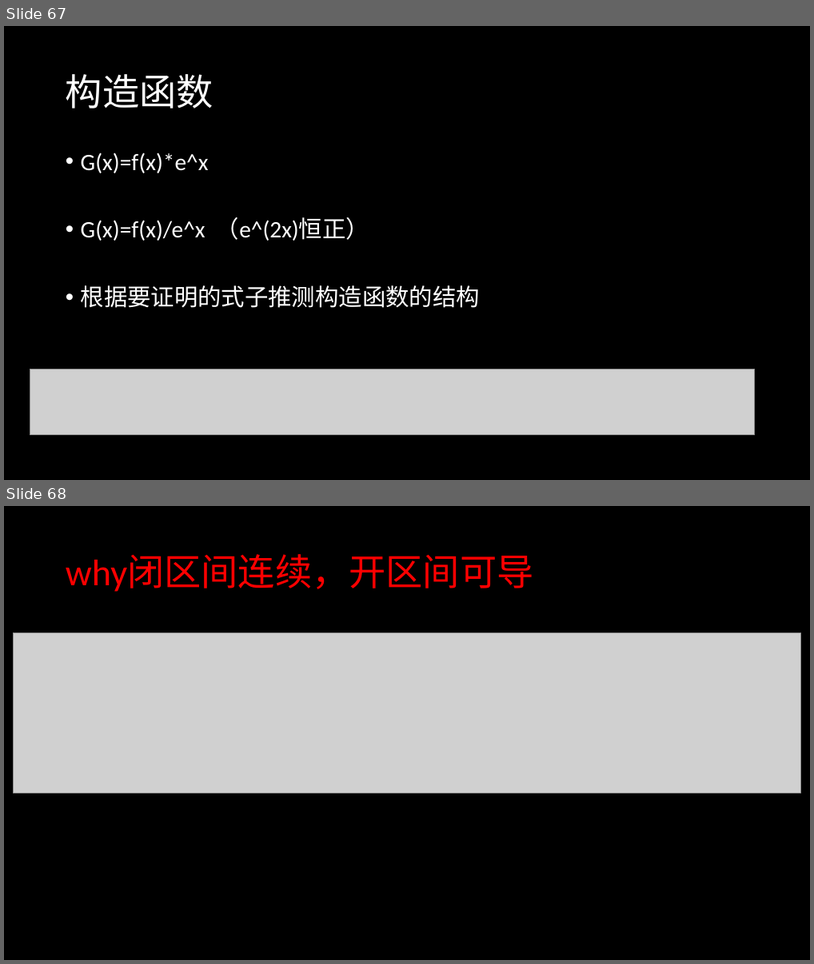
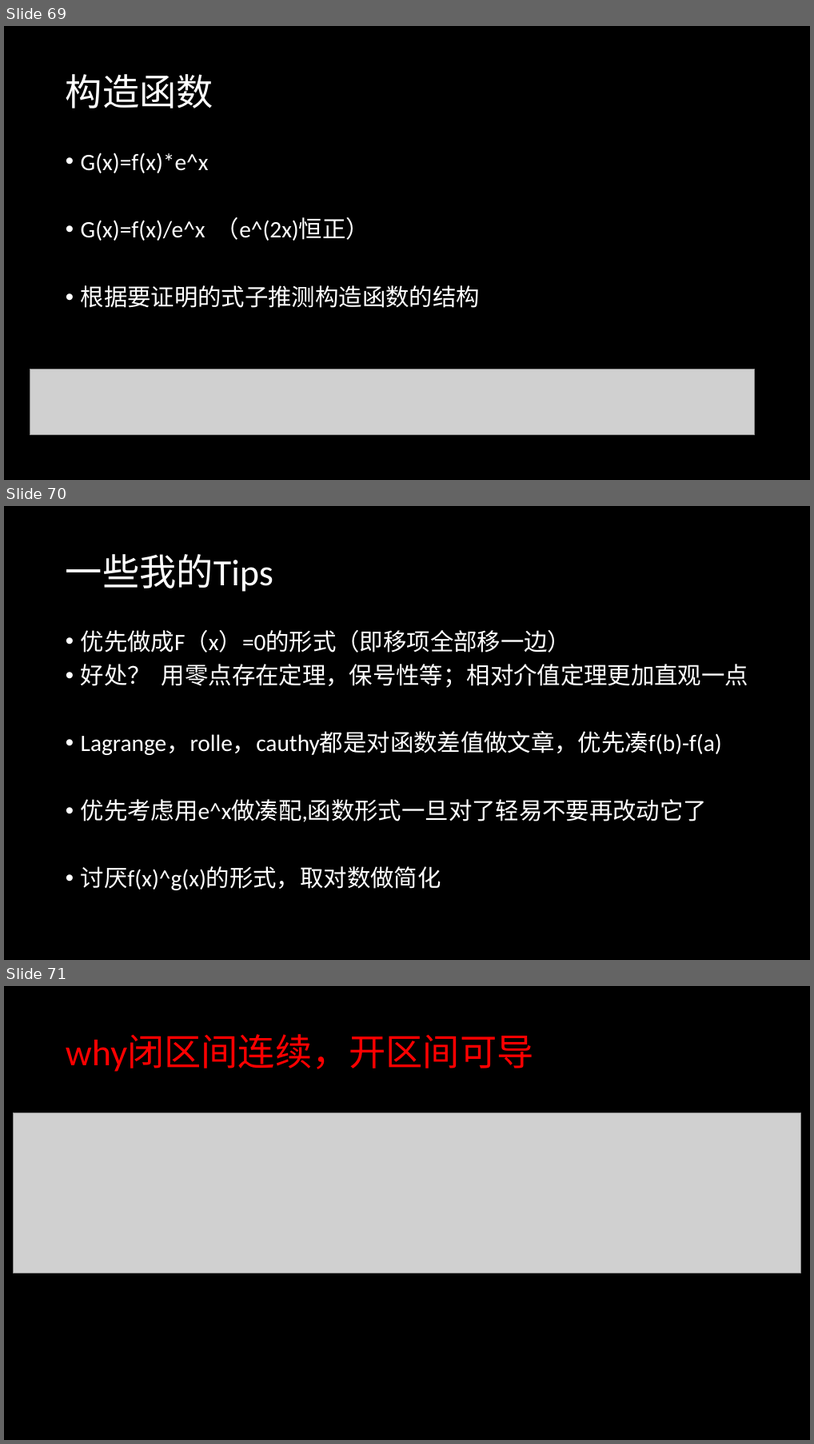
Before and after one commit to SavageTuna/Calculus, a slide deck: 高数1.pptx. Shown one above the other, each under a label of ours: slides 67 and 68 before the commit, slides 69, 70 and 71 after it. The pictures are 814x964 and 814x1444 pixels, drawn with LibreOffice and Linux fonts; fonts in the diff are those of the drawing; grey boxes stand for pictures. Boxes give left, top, right and bottom in pixels: in the first picture for what was removed or moved away, otherwise in the second. Text is boxed around its words. In the diff, an @@ line names an element or a change of style, - is before the commit and + after.

```diff
--- a/高数1.pptx
+++ b/高数1.pptx
@@ slide 70 added at (4,506,810,960), background #000000 @@
@@ title added at (66,554,274,592), 44 pt, text #FFFFFF @@
+一些我的Tips
@@ text added at (81,630,749,890), 28 pt, text #FFFFFF @@
+• 优先做成F（x）=0的形式（即移项全部移一边）
+• 好处？ 用零点存在定理，保号性等；相对介值定理更加直观一点
+• Lagrange，rolle，cauthy都是对函数差值做文章，优先凑f(b)-f(a)
+• 优先考虑用e^x做凑配,函数形式一旦对了轻易不要再改动它了
+• 讨厌f(x)^g(x)的形式，取对数做简化
@@ what was slide 67 is now slide 69 @@
@@ what was slide 68 is now slide 71 @@
```
Also in this commit, not shown: 5 slides changed, 12 other slides added, 3 other files.
